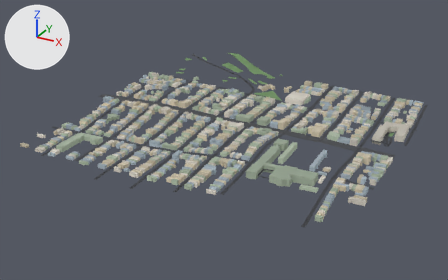
Two versions of the glTF model public/tiles/tile_3_12.glb, one commit apart.
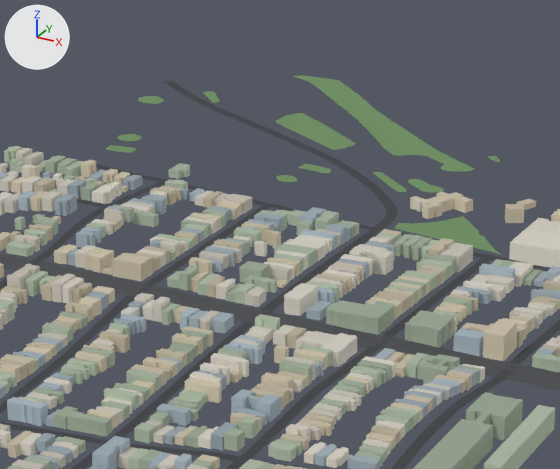
The first picture shows the older version from a camera (50 mm lens) standing at (-3685.0, -2465.0, 679.0) and looking at (-4415.0, -1139.0, 15.0). The close-ups show the older and then the newer version on the part from 33% to 67% of the width and 12% to 57% of the height of that picture. Only the edits that show in the close-ups are written down. The axes (+X, +Y, +Z) are drawn at upper left. The lights are the same throughout. Where no turn or scale is listed for an object, it has been applied to the vertices.

The first close-up shows 'bld_3_12', 'grn_3_12', 'road_3_12'.
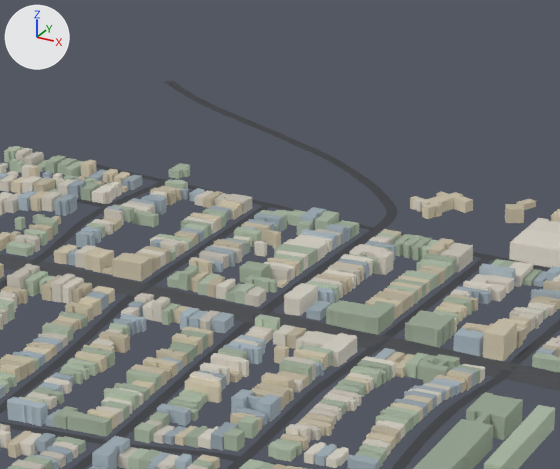
Location of each change, [x1, y1, x2, y2] in pixels of the close-ups (560 x 469 px):
'grn_3_12', deleted: before [106, 76, 501, 254]

The change, as a list of edits to the scene's bpy script:
```text
Remove ob_grn_3_12:
    ob_grn_3_12 = bpy.data.objects.new('grn_3_12', me_grn_3_12)
    ob_grn_3_12.location = (-4383.5, -806.7, 76.3)
```
